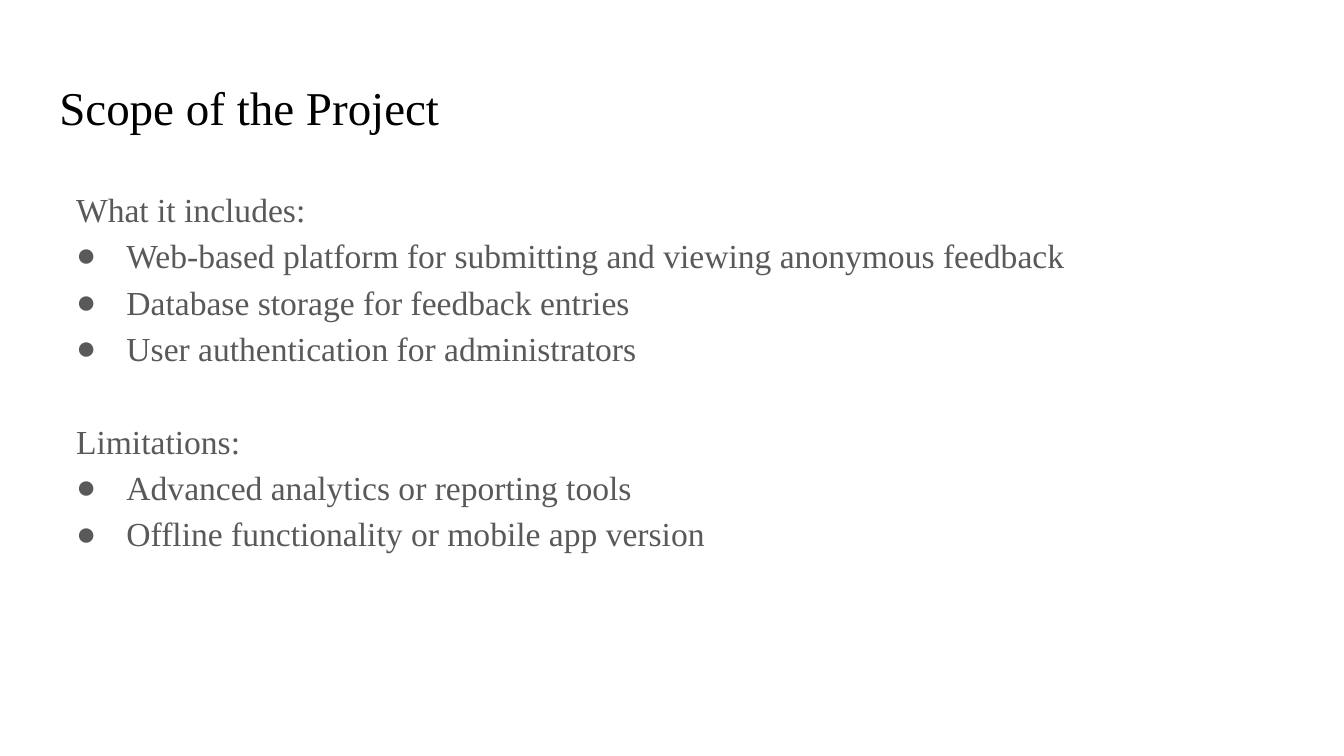
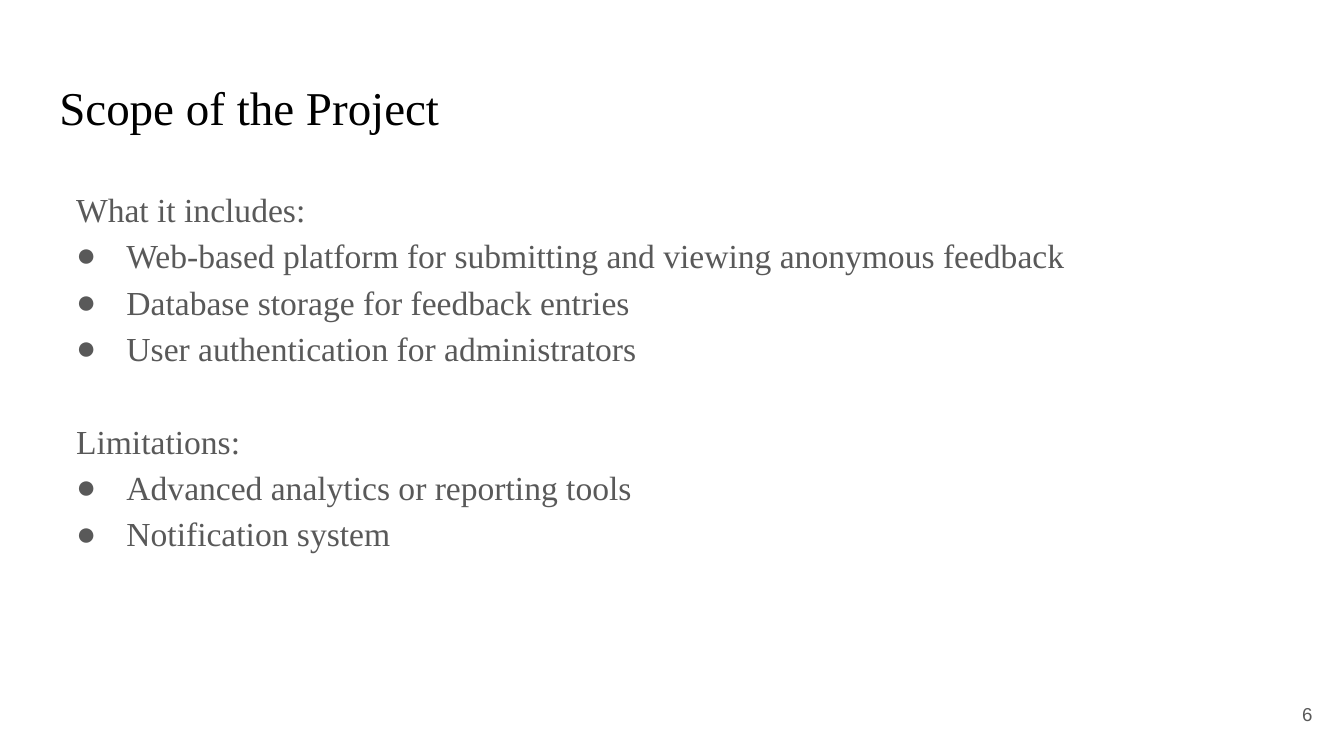
Before and after one commit to Lumineskz/AnonFeedbackWall, a slide deck: slide 6 of Presentations/Proposal Format.pptx. Drawn at 1344x756 pixels with LibreOffice and Linux fonts; fonts in the diff are those of the drawing. Boxes give left, top, right and bottom in pixels: in the first picture for what was removed or moved away, otherwise in the second. Text is boxed around its words. In the diff, an @@ line names an element or a change of style, - is before the commit and + after.

```diff
--- a/Presentations/Proposal Format.pptx
+++ b/Presentations/Proposal Format.pptx
@@ text at bbox=[126, 522, 390, 553]: text changed @@
-● Offline functionality or mobile app version
+● Notification system
@@ page number added at bbox=[1302, 708, 1312, 721], 10 pt, text #595959 @@
+6
```
Also in this commit, not shown: 14 other slides changed, 1 slide removed, 1 other file.
